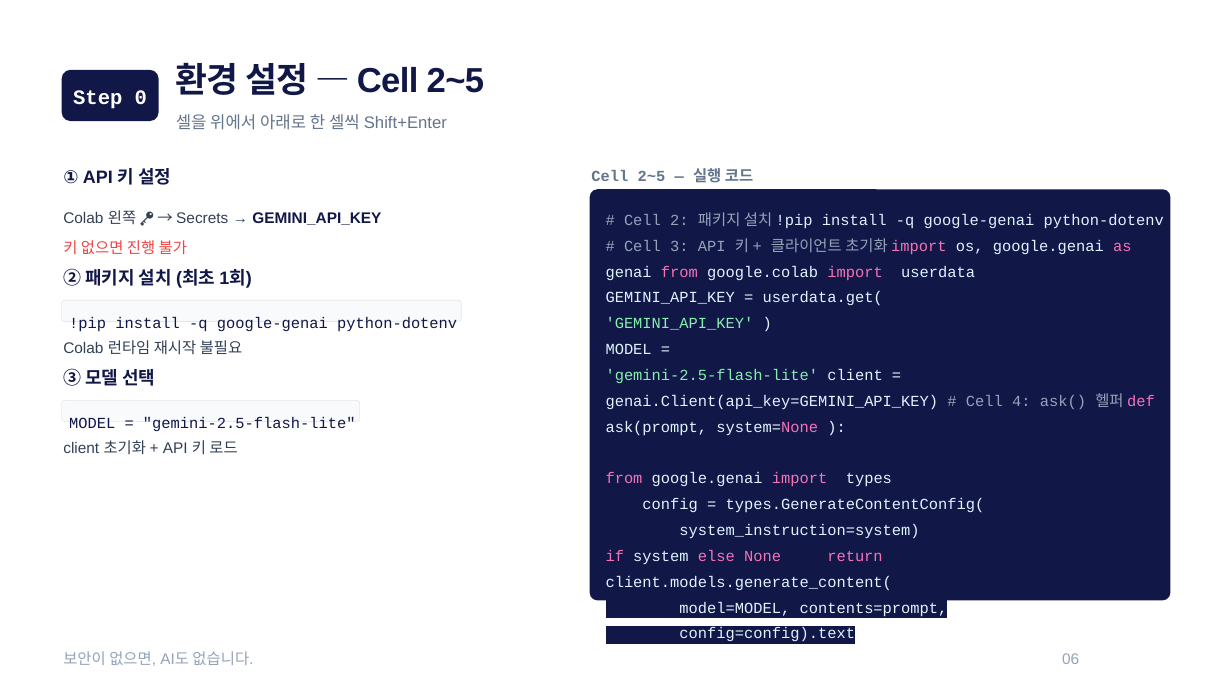
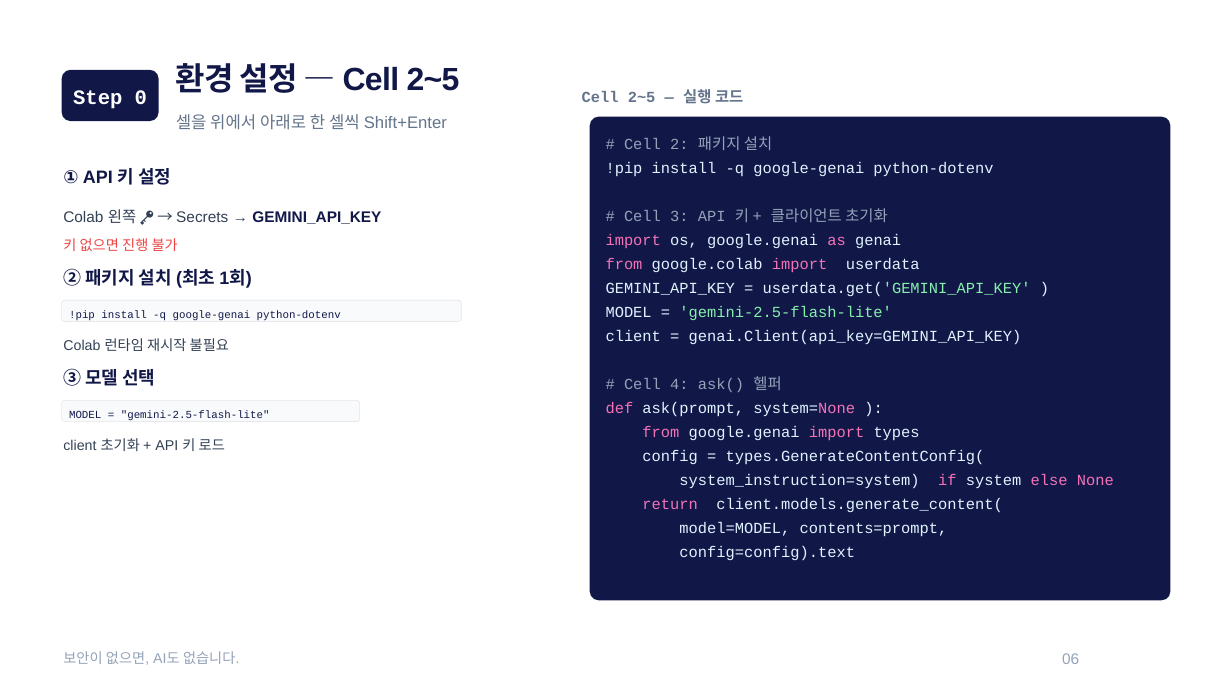
Before and after one commit to sulgik/security-workshop, a slide deck: slide 6 of ws02/class/ws02_slide_class4.pptx. Drawn at 1232x693 pixels with LibreOffice and Linux fonts; fonts in the diff are those of the drawing. Boxes give left, top, right and bottom in pixels: in the first picture for what was removed or moved away, otherwise in the second. Text is boxed around its words. In the diff, an @@ line names an element or a change of style, - is before the commit and + after.

```diff
--- a/ws02/class/ws02_slide_class4.pptx
+++ b/ws02/class/ws02_slide_class4.pptx
@@ text "환경 설정 — Cell 2~5" at [176, 63, 460, 93]: size 40.5 to 37.5 pt @@
@@ text "Cell 2~5 — 실행 코드": place and size @@
-text "Cell 2~5 — 실행 코드" at [591, 168, 753, 182]
+text "Cell 2~5 — 실행 코드" at [582, 89, 743, 104]
@@ rounded rectangle: place and size @@
-rounded rectangle at [590, 189, 1170, 600]
+rounded rectangle at [590, 116, 1170, 600]
@@ text "# Cell 2: 패키지 설치 ...": place and size @@
-text "# Cell 2: 패키지 설치 ..." at [606, 212, 1164, 641]
+text "# Cell 2: 패키지 설치 ..." at [606, 136, 1114, 560]
@@ text at [606, 136, 993, 560]: line spacing 1.4 to 1.3 @@
@@ text at [606, 282, 1031, 417]: text changed @@
-GEMINI_API_KEY = userdata.get(
-'GEMINI_API_KEY' )
-MODEL =
-'gemini-2.5-flash-lite' client = genai.Client(api_key=GEMINI_API_KEY) # Cell 4: ask() 헬퍼 def ask(prompt, system=None ):
+GEMINI_API_KEY = userdata.get('GEMINI_API_KEY' )
+MODEL = 'gemini-2.5-flash-lite'
+client = genai.Client(api_key=GEMINI_API_KEY)
+# Cell 4: ask() 헬퍼
+def ask(prompt, system=None ):
@@ text "!pip install -q google-genai python-dotenv" at [69, 311, 341, 321]: size 18 to 12.6 pt; line spacing 1.5 to 1.3 @@
@@ text "MODEL = "gemini-2.5-flash-lite"" at [69, 411, 270, 421]: size 18 to 12.6 pt; line spacing 1.5 to 1.3 @@
@@ size 18 to 16.6 pt; line spacing 1.5 to 1.4 in 3 elements at [63, 238, 178, 251], [63, 338, 229, 351], [63, 438, 225, 451] @@
@@ text at [679, 474, 1114, 513]: text changed @@
-system_instruction=system)
-if system else None return client.models.generate_content(
+system_instruction=system) if system else None
+return client.models.generate_content(
@@ text "보안이 없으면, AI도 없습니다." at [63, 651, 239, 665]: size 18 to 16.6 pt @@
```
Also in this commit, not shown: 26 other slides changed, 1 slide added, 6 slides removed, 49 other files.
